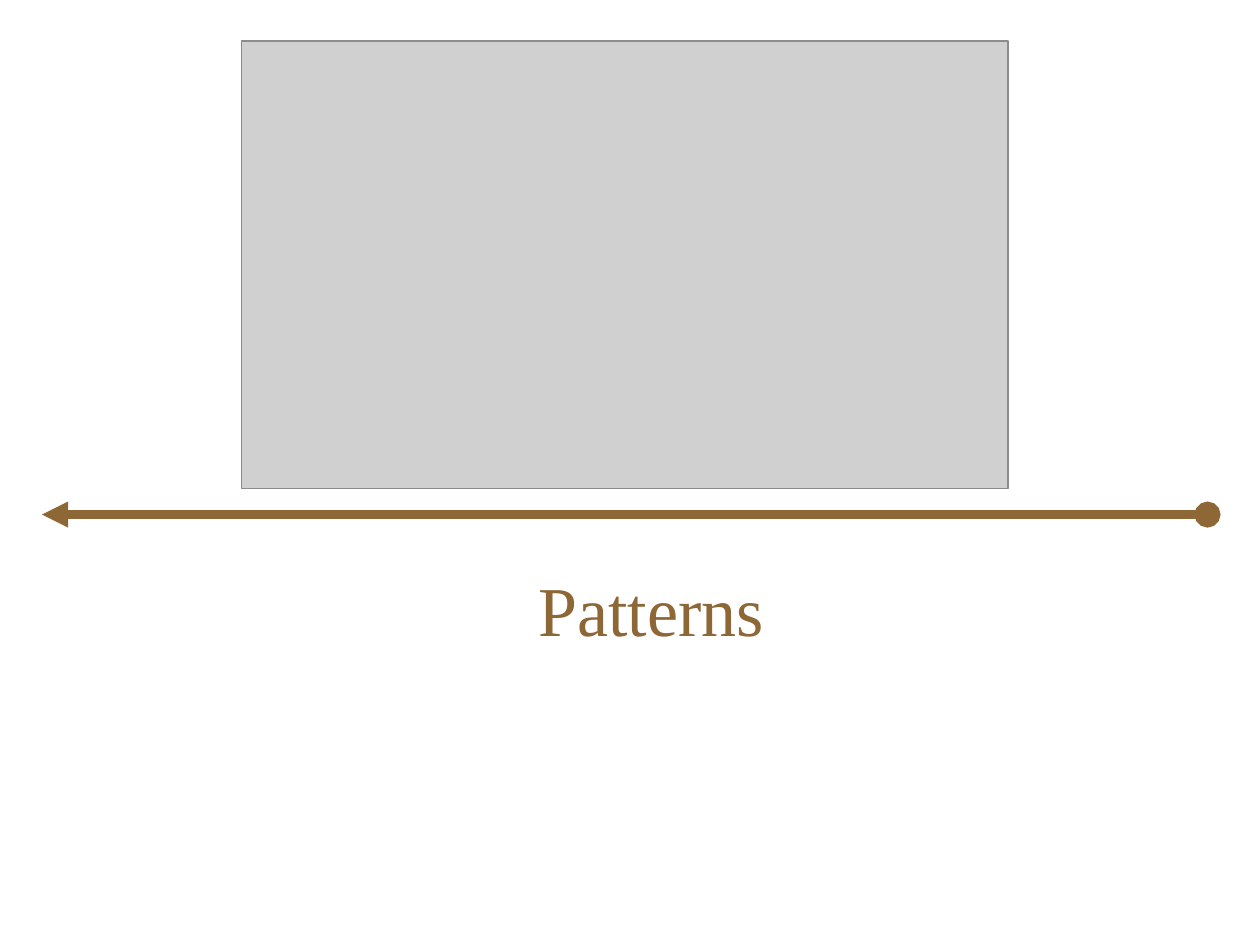
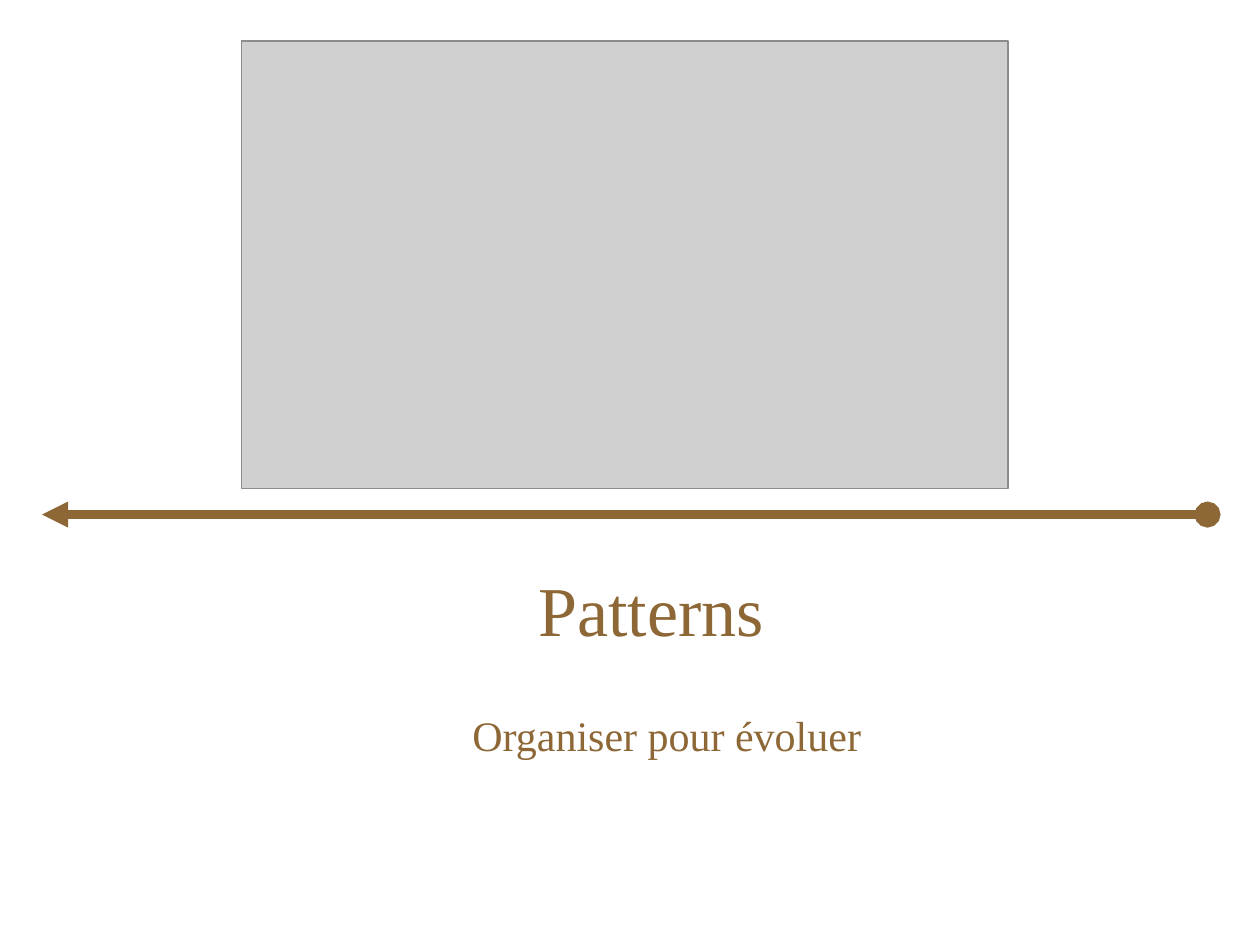
Before and after one commit to bryan-brancotte/projetgl-2008, a slide deck: slide 2 of doc/Soutenance/iGo_Soutenance_Bryan.ppt. Drawn at 1260x945 pixels with LibreOffice and Linux fonts; fonts in the diff are those of the drawing; grey boxes stand for pictures. Boxes give left, top, right and bottom in pixels: in the first picture for what was removed or moved away, otherwise in the second. Text is boxed around its words. In the diff, an @@ line names an element or a change of style, - is before the commit and + after.

```diff
--- a/doc/Soutenance/iGo_Soutenance_Bryan.ppt
+++ b/doc/Soutenance/iGo_Soutenance_Bryan.ppt
@@ subtitle added at <box>472,721,861,760</box>, 24 pt, text #8D6736 @@
+Organiser pour évoluer
```
Also in this commit, not shown: 8 other slides changed.
